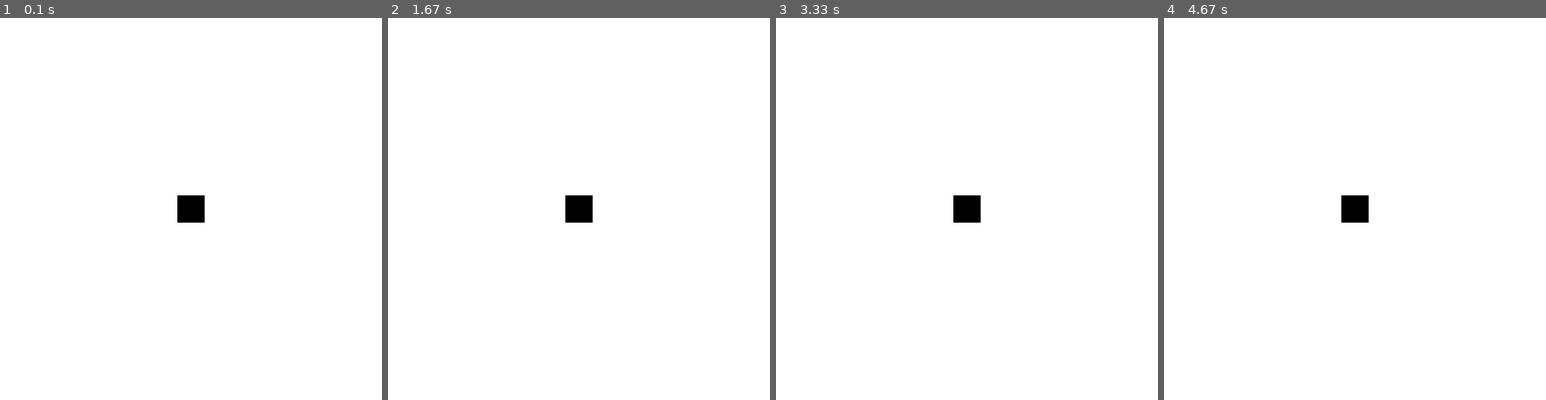
Above: before the commit, frames 1-4 (left to right).
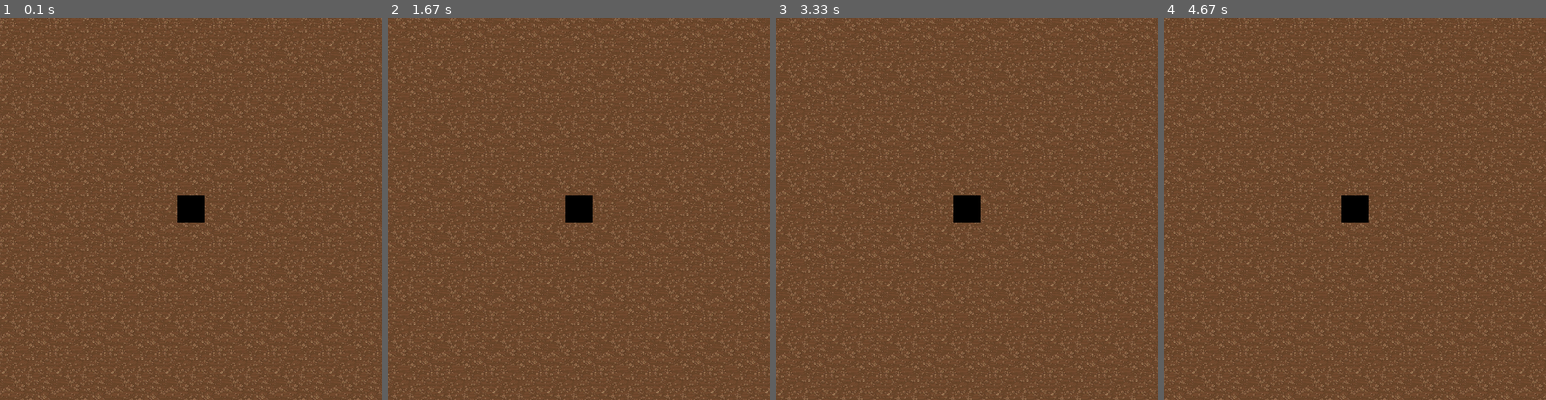
Above: after the commit, the same moments.

Repository: Camleaf/ICS3U
Game: pygame game, started from U3/main.py
The game is run twice, just before and just after one commit, with the same random seed, the same clock (stepped at 60 frames per second) and the same inputs.
Inputs:
- Up to frame 1 (0.1 s): no input
- Up to frame 2 (1.67 s): hold Right 0.33-0.8 s; hold Up 0.83-1.13 s; hold Right 1.17-1.63 s
- Up to frame 3 (3.33 s): hold Left 1.67-2.2 s; hold Down 2.23-2.53 s; hold Left 2.57-2.97 s; hold Up from 3 s (still down)
- Up to frame 4 (4.67 s): release Up at 3.37 s; hold Right 3.4-4.03 s; hold Down 4.07-4.43 s; hold Left from 4.47 s (still down)

The runs differ from the first frame. In frame 1, 99% of the frame differs, in the area x 0-100%, y 0-100%; in frame 2, 99%; in frame 3, 99%; in frame 4, 99%.

Commit message:
add tileable background

Diff:
--- a/U3/main.py
+++ b/U3/main.py
@@ -42,7 +42,7 @@
             pg.quit()
             sys.exit()
 
-    screen.fill(WHITE)
+    screen.fill(BLACK)
 
     if keys_pressed := pg.key.get_pressed():
         x_vector = 0
--- /dev/null
+++ b/U3/utils/display/background.py
@@ -0,0 +1,21 @@
+import pygame as pg
+
+class Background:
+    def __init__(self, GAME_BASE, GAME_HEIGHT,DISPLAY_BASE, DISPLAY_HEIGHT):
+        """Container for the tiled repeating background"""
+        self.GAME_BASE = GAME_BASE
+        self.GAME_HEIGHT = GAME_HEIGHT
+        self.DISPLAY_BASE = DISPLAY_BASE
+        self.DISPLAY_HEIGHT = DISPLAY_HEIGHT
+        self.Create_Surface()
+
+    def Create_Surface(self):
+        """Creates the surface used by the display"""
+        self.tile = pg.transform.scale(pg.image.load('.\\assets\\tileable.jpg'), (100,100))
+        self.surface = pg.Surface([self.GAME_BASE, self.GAME_HEIGHT])
+        for x in range(0,self.GAME_BASE,100):
+            for y in range(0,self.GAME_HEIGHT,100):
+                self.surface.blit(self.tile, (x,y))
+
+    def Render(self, DISPLAY, camera_x, camera_y):
+        DISPLAY.blit(self.surface, (-camera_x+self.DISPLAY_BASE/2, -camera_y+self.DISPLAY_HEIGHT/2))
--- a/U3/utils/display/main.py
+++ b/U3/utils/display/main.py
@@ -2,6 +2,7 @@
 from ..walls.barrier import Barrier
 from ..player.main import Player
 from .colours import *
+from .background import Background
 class Screen:
     """Class which contains all display-related functions, such as outputting"""
     def __init__(self, DISPLAY_BASE, DISPLAY_HEIGHT, GAME_BASE, GAME_HEIGHT):
@@ -12,6 +13,8 @@
         self.GAME_BASE = GAME_BASE
         self.GAME_HEIGHT = GAME_HEIGHT
 
+        self.background = Background(GAME_BASE,GAME_HEIGHT,DISPLAY_BASE, DISPLAY_HEIGHT)
+
     def fill(self, colour):
         """Fills the screen with RGB value COLOUR"""
         self.DISPLAY.fill(colour)
@@ -20,9 +23,11 @@
         """Wrapper function to render all objects to the display. Requires the barrier, the walls group, the player container, and the enemies group as input"""
 
 
+
         # local render systems
         # reserved for objects which have their own render functions, such as barriers
-        barrier.render(self.DISPLAY, player.camera_x, player.camera_y, self.DISPLAY_BASE, self.DISPLAY_HEIGHT)
+        self.background.Render(self.DISPLAY, player.camera_x, player.camera_y)
+        #barrier.render(self.DISPLAY, player.camera_x, player.camera_y, self.DISPLAY_BASE, self.DISPLAY_HEIGHT)
 
 
         # no render systems
--- a/U3/utils/player/main.py
+++ b/U3/utils/player/main.py
@@ -23,7 +23,8 @@
       self.rect = self.image.get_rect()
       self.rect.center = (DISPLAY_BASE/2, DISPLAY_HEIGHT/2)
 
-
+      self.width = width
+      self.height = height
       self.GAME_BASE = GAME_BASE
       self.GAME_HEIGHT = GAME_HEIGHT
       self.rotation = 0
@@ -33,11 +34,14 @@
       self.speed = 0
 
     def move(self, x, y):
-        print(x,y, self.camera_x, self.camera_y)
-        if 0 < self.camera_x + x < self.GAME_BASE:
+        # print(x,y, self.camera_x, self.camera_y) # debugging
+        # all this movement code is temporary and for testinguntil i have a good enough base to go do rotation stuff
+        if self.width/2 < self.camera_x + x < self.GAME_BASE - self.width/2:
           self.camera_x += x
-        if 0 < self.camera_y + x < self.GAME_HEIGHT:
+
+        if self.height/2 < self.camera_y + y < self.GAME_HEIGHT - self.height/2:
           self.camera_y += y
+
 
 
     def rotate(self, rotate):
--- a/U3/utils/walls/barrier.py
+++ b/U3/utils/walls/barrier.py
@@ -25,7 +25,7 @@
             # 350, 350
             #
 
-            if camera_x - DISPLAY_BASE/2 <= left <= camera_x + DISPLAY_BASE/2 or camera_y - DISPLAY_HEIGHT / 2 <= top <= camera_y + DISPLAY_HEIGHT / 2:
+            if camera_x - DISPLAY_BASE/2 <= left <= camera_x + DISPLAY_BASE/2 or camera_y - DISPLAY_HEIGHT / 2 <= top <= camera_y + DISPLAY_HEIGHT / 2 or camera_y - DISPLAY_HEIGHT / 2 <= top+height <= camera_y + DISPLAY_HEIGHT / 2 or camera_x - DISPLAY_BASE/2 <= left+width <= camera_x + DISPLAY_BASE/2:
                 # print( )
                 # print(left,top)
                 # print((left-camera_x+DISPLAY_BASE/2,top-camera_y+DISPLAY_HEIGHT/2))
Binary file added: U3/assets/tileable.jpg
Not shown, added: U3/readme.md
Not shown, added: .gitignore
Not shown, removed: U3/.gitignore
Not shown, added: U3/run.sh
